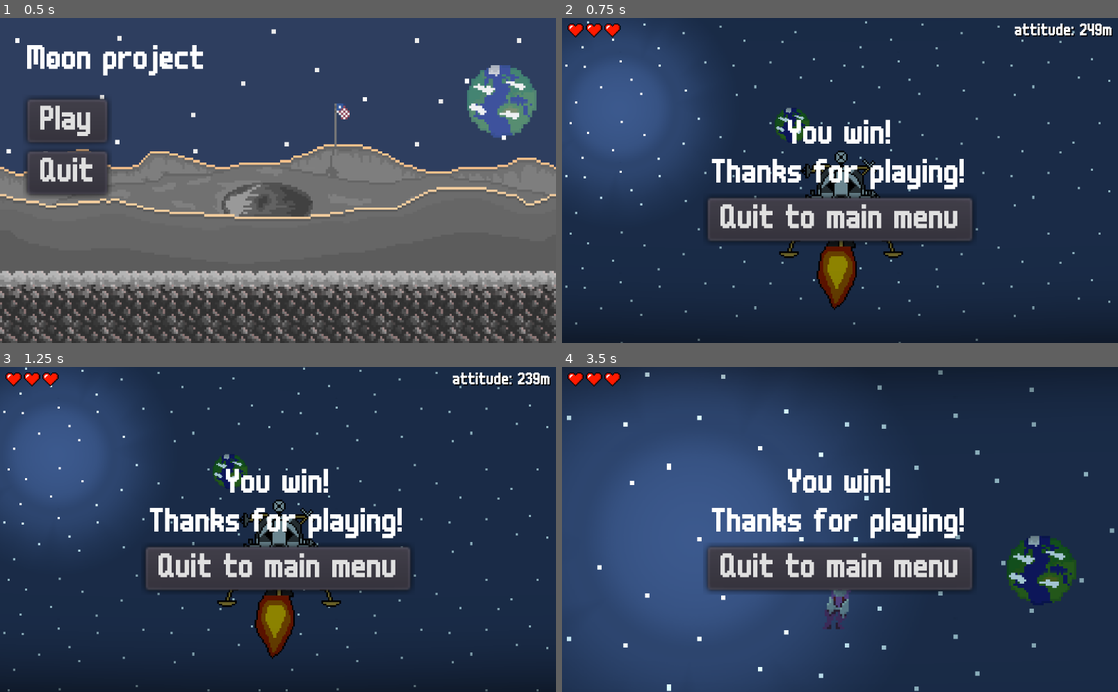
Above: before the commit, frames 1-4 (two rows, left to right).
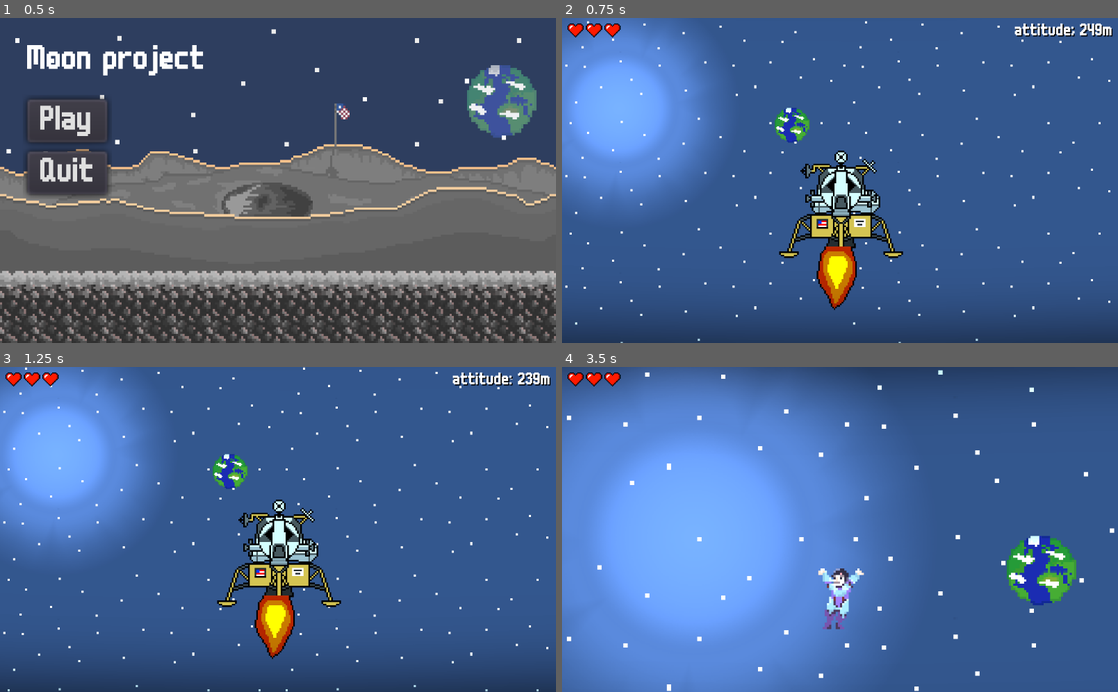
Above: after the commit, the same moments.

Repository: kukosek/mission-sacriffice
Game: Godot game, scene res://Scenes/gui/MainMenu.tscn
Two runs of this game, one before a commit and one after it. Both use one fixed random seed, a clock stepped at 60 frames per second and the inputs below. Sound files missing from this copy of the repository are replaced by a short silence.
Inputs (mouse positions are in pixels of both pictures, inside the frame that each line leads up to):
- Up to frame 1 (0.5 s): no input
- Up to frame 2 (0.75 s): click "Play" at 0.5 s
- Up to frame 3 (1.25 s): no input
- Up to frame 4 (3.5 s): tap Enter (ui_accept) at 1.25, 1.52, 2.27 s; move the mouse to (962, 513) at 1.27 s; hold E (ui_use) 1.28-2.03 s; hold Right (ui_right) 1.28-2.78 s; click (962, 513) at 1.42 s; move the mouse to (728, 545) at 2.02 s; tap E (ui_use) at 2.1 s; move the mouse to (895, 458) at 2.77 s; hold Left (ui_left) from 2.78 s (still down); hold E (ui_use) from 2.78 s (still down)

Frame 1 is identical in both runs. In frame 2, 99% of the frame differs, in the area x 0-100%, y 0-100%; in frame 3, 99%; in frame 4, 100%.

Commit message:
control panel script

Diff:
--- /dev/null
+++ b/Scenes/BOSS/ControlPanel.gd
@@ -0,0 +1,34 @@
+extends AnimatedSprite
+
+onready var player = get_parent().get_node("Player/Player")
+onready var hint = get_parent().get_node("Player/Player/HUD/Hint")
+
+export (int) var range_x = 200
+export (int) var range_y = 100
+export (bool) var show_hint = true
+
+# Called when the node enters the scene tree for the first time.
+func _ready():
+	pass # Replace with function body.
+
+func player_is_in_range():
+	var delta_pos = Vector2(abs(player.global_position.x - global_position.x), abs(player.global_position.y - global_position.y))
+	print(delta_pos)
+	return delta_pos.x < range_x and delta_pos.y < range_y
+
+func _input(event):
+	if event is InputEventKey:
+		if event.is_action_pressed("ui_use"):
+			if player_is_in_range():
+				if show_hint:
+					hint.text = ""
+					show_hint = false
+				if animation == "aim_earth":
+					play("aim_moon")
+				else:
+					play("aim_earth")
+
+func _process(_delta):
+	if player_is_in_range() and show_hint:
+		if show_hint:
+			hint.text = "press e to use"
--- a/Scenes/gui/HUD.tscn
+++ b/Scenes/gui/HUD.tscn
@@ -146,6 +146,7 @@
 centered = false
 
 [node name="EndScreen" type="CenterContainer" parent="."]
+visible = false
 margin_right = 256.0
 margin_bottom = 148.0
 rect_scale = Vector2( 4, 4 )
--- a/Scenes/lab1/lab.tscn
+++ b/Scenes/lab1/lab.tscn
@@ -44,14 +44,14 @@
 "name": "default",
 "speed": 1.0
 }, {
+"frames": [ ExtResource( 7 ), ExtResource( 5 ), ExtResource( 6 ), ExtResource( 10 ), ExtResource( 4 ), ExtResource( 12 ), ExtResource( 11 ), ExtResource( 9 ) ],
+"loop": true,
+"name": "walking",
+"speed": 10.0
+}, {
 "frames": [ ExtResource( 29 ), ExtResource( 28 ), ExtResource( 26 ), ExtResource( 31 ), ExtResource( 25 ), ExtResource( 30 ), ExtResource( 13 ), ExtResource( 32 ), ExtResource( 27 ) ],
 "loop": false,
 "name": "death",
-"speed": 10.0
-}, {
-"frames": [ ExtResource( 7 ), ExtResource( 5 ), ExtResource( 6 ), ExtResource( 10 ), ExtResource( 4 ), ExtResource( 12 ), ExtResource( 11 ), ExtResource( 9 ) ],
-"loop": true,
-"name": "walking",
 "speed": 10.0
 }, {
 "frames": [ ExtResource( 21 ), ExtResource( 15 ), ExtResource( 14 ), ExtResource( 16 ), ExtResource( 22 ), ExtResource( 20 ), ExtResource( 19 ), ExtResource( 23 ) ],
